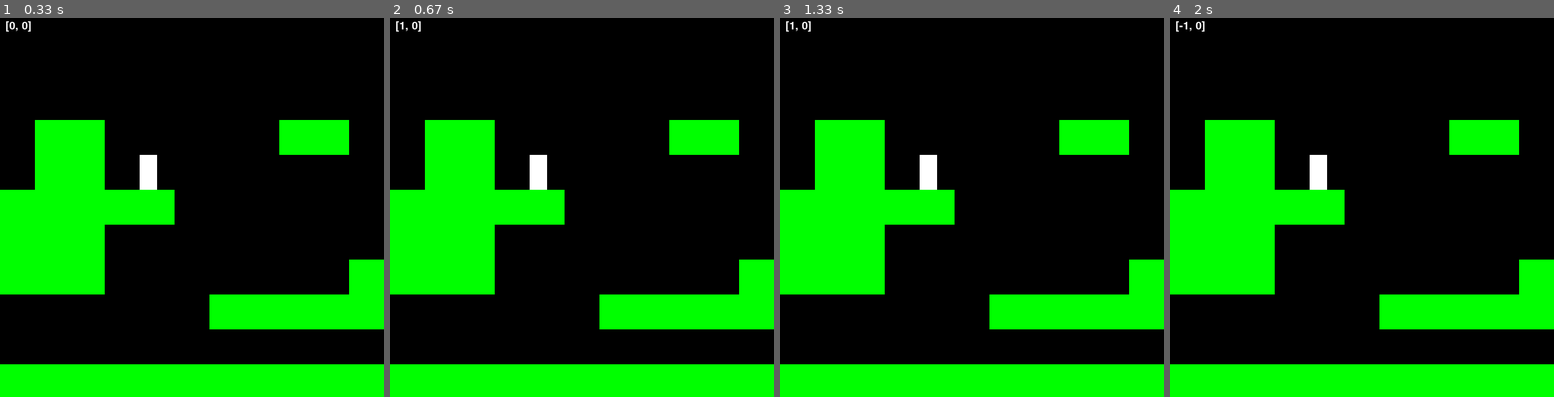
Above: before the commit, frames 1-4 (left to right).
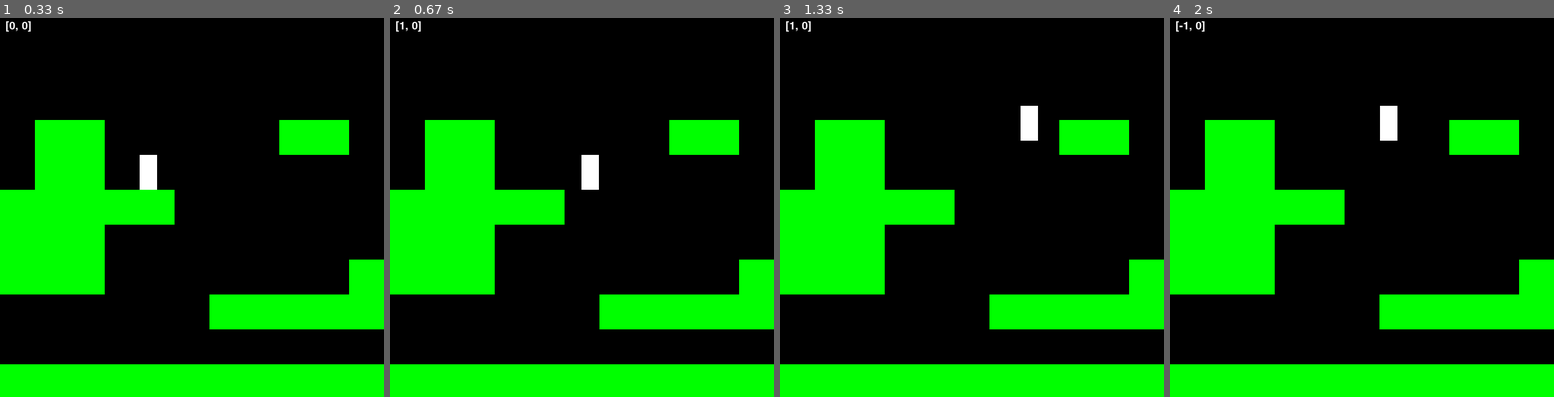
Above: after the commit, the same moments.

Repository: AZIZXlaouiti/pygame_project
Game: pygame game, started from rpg/main.py
The game is run twice, just before and just after one commit, with the same random seed, the same clock (stepped at 60 frames per second) and the same inputs.
Inputs:
- Up to frame 1 (0.33 s): no input
- Up to frame 2 (0.67 s): hold Right from 0.33 s (still down)
- Up to frame 3 (1.33 s): release Right at 0.8 s; hold Up 0.83-1.13 s; hold Right from 1.17 s (still down)
- Up to frame 4 (2 s): release Right at 1.63 s; hold Left from 1.67 s (still down)

Frame 1 is identical in both runs. In frame 2, 0.8% of the frame differs, in the area x 36-55%, y 36-46%; in frame 3, 0.8%; in frame 4, 0.8%.

Commit message:
adding collision

Diff:
--- a/rpg/Level.py
+++ b/rpg/Level.py
@@ -24,7 +24,7 @@
                 if col == 'X':
                    Tile((x,y), [self.visible_sprites , self.collision_sprites])
                 if col == 'P':
-                   self.player = Player((x,y) , [self.visible_sprites])
+                   self.player = Player((x,y) , [self.visible_sprites] , self.collision_sprites)
     def run(self):
         self.visible_sprites.draw(self.display_surface)
         self.visible_sprites.update()
--- a/rpg/Player.py
+++ b/rpg/Player.py
@@ -1,13 +1,17 @@
 import pygame
 from settings import *
 class Player(pygame.sprite.Sprite):
-    def __init__(self , pos , groups ):
+    def __init__(self , pos , groups  , collision):
        super().__init__(groups)
        self.image = pygame.Surface((tile_size//2 , tile_size))
        self.image.fill('white')
        self.rect = self.image.get_rect(topleft = pos)
 
        self.direction = pygame.math.Vector2(0,0)
+       self.speed = 5
+
+       self.collision_sprites = collision
+
     def get_input(self):
         keys = pygame.key.get_pressed()
 
@@ -23,7 +27,32 @@
             self.direction.y = 1
         else :
             self.direction.y = 0
-        # if keys[pygame.K_SPACE]:
-        #     self.jump()
+    def collision(self , direction):
+        if direction == 'H':
+            for sprite in self.collision_sprites:
+                if sprite.rect.colliderect(self.rect):
+                    if self.direction.x > 0 : # moving right
+                       self.rect.right = sprite.rect.left
+                    if self.direction.x < 0 :
+                        self.rect.left = sprite.rect.right
+        if direction == 'V':
+            for sprite in self.collision_sprites:
+                if sprite.rect.colliderect(self.rect):
+                    if self.direction.y > 0 : # moving down
+                       self.rect.bottom = sprite.rect.top
+                    if self.direction.y < 0 :
+                        self.rect.top = sprite.rect.bottom
+    def move(self , speed):
+        if self.direction.magnitude() != 0 :
+            self.direction = self.direction.normalize() # set the length to constant so it will have the smae speed across input
+
+        self.rect.x += self.direction.x * speed
+        self.collision('H')
+
+        self.rect.y += self.direction.y * speed
+        self.collision('V')
+
+
     def update(self):
         self.get_input()
+        self.move(self.speed)
--- a/rpg/settings.py
+++ b/rpg/settings.py
@@ -13,4 +13,4 @@
 tile_size = 64
 HEIGHT = len(level_map) * tile_size
 WIDTH = 700
-FPS = 30
+FPS = 60
